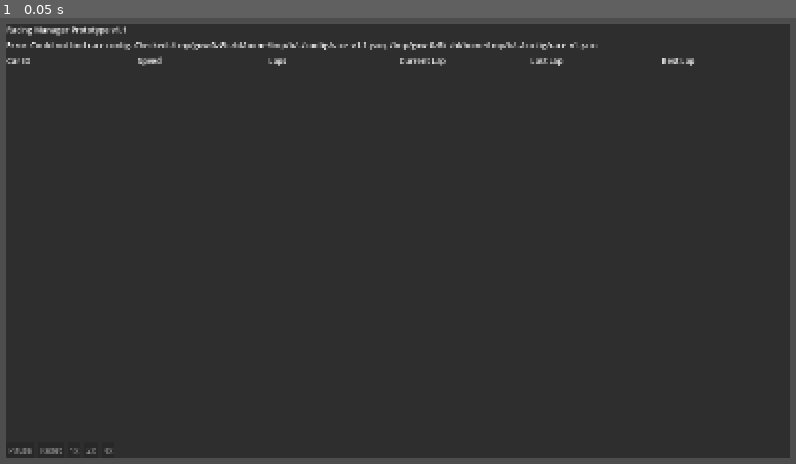
Above: before the commit, frame 1.
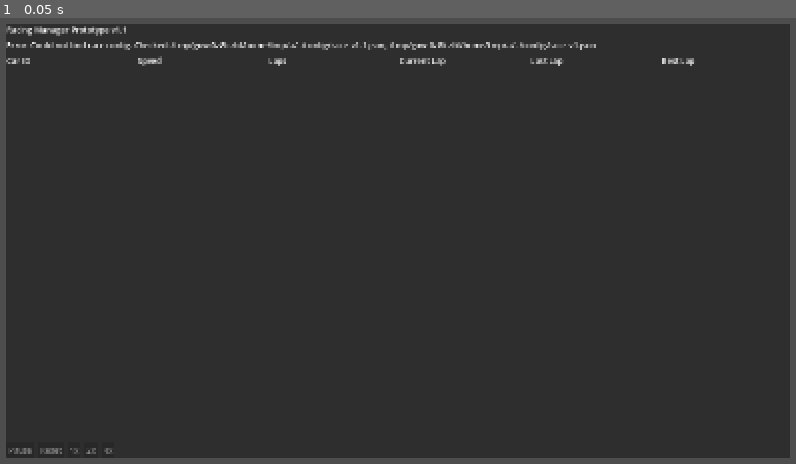
Above: after the commit, the same moment.

Repository: ayubashraf28/motorsport-strategist
Game: Godot game, scene res://scenes/main.tscn
Same seed, same stepped clock (60 frames per second), same inputs: the game is played once before the commit and once after it.
Inputs:
- Up to frame 1 (0.05 s): no input

The runs differ from the first frame. In frame 1, 0.2% of the frame differs, in the area x 36-76%, y 5-8%.

Commit message:
fix: make lap crossing detection robust at exact boundaries

Diff:
--- a/game/sim/src/race_simulator.gd
+++ b/game/sim/src/race_simulator.gd
@@ -6,6 +6,7 @@
 const SpeedProfile = preload("res://sim/src/speed_profile.gd")
 
 const _INTERNAL_INTEGRATION_STEP: float = 1.0 / 120.0
+const _LAP_CROSS_EPSILON: float = 0.000001
 
 var _config: RaceTypes.RaceConfig
 var _runtime: RaceTypes.RaceRuntimeParams
@@ -202,7 +203,10 @@
 
 	var previous_distance: float = car.distance_along_track
 	var raw_distance: float = previous_distance + speed * chunk_dt
-	var laps_crossed: int = int(floor(raw_distance / track_length))
+	# Apply a tiny relative epsilon so exact-boundary crossings are not missed by
+	# floating-point accumulation (e.g. 199.9999999998 instead of 200.0).
+	var lap_epsilon: float = maxf(_LAP_CROSS_EPSILON, track_length * 0.000000001)
+	var laps_crossed: int = int(floor((raw_distance + lap_epsilon) / track_length))
 	car.distance_along_track = fposmod(raw_distance, track_length)
 	if laps_crossed <= 0:
 		return
@@ -214,10 +218,12 @@
 
 	var time_to_first_cross: float = (track_length - previous_distance) / speed
 	var clamped_time_to_first_cross: float = maxf(time_to_first_cross, 0.0)
-	var first_cross_time: float = chunk_start_time + clamped_time_to_first_cross
+	var chunk_end_time: float = chunk_start_time + chunk_dt
+	var first_cross_time: float = minf(chunk_start_time + clamped_time_to_first_cross, chunk_end_time)
 	var lap_duration: float = track_length / speed
 	for crossing_index in range(laps_crossed):
 		var crossing_time: float = first_cross_time + float(crossing_index) * lap_duration
+		crossing_time = minf(crossing_time, chunk_end_time)
 		_register_lap_crossing(car, crossing_time)
 
 
